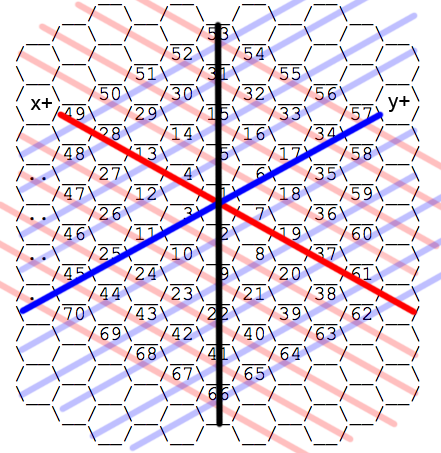
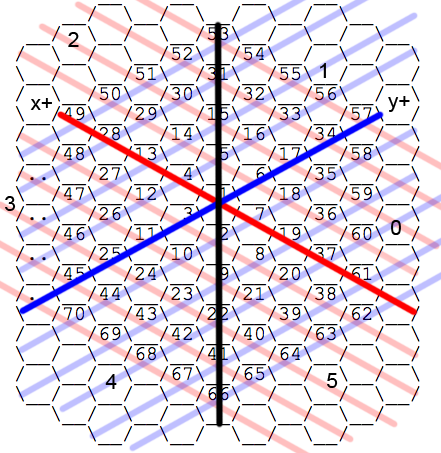
The second 441x453 image is a revision of the first. Changes to its layers:
added group "Group 1" with 6 layers above "y+" over 5, 32, 401, 389
added layer "5" in group "Group 1" over 327, 373, 338, 388
added layer "4" in group "Group 1" over 105, 374, 117, 389
added layer "3" in group "Group 1" over 5, 196, 16, 211
added layer "2" in group "Group 1" over 68, 32, 79, 47
added layer "1" in group "Group 1" over 320, 63, 326, 78
added layer "0" in group "Group 1" over 391, 220, 401, 235
